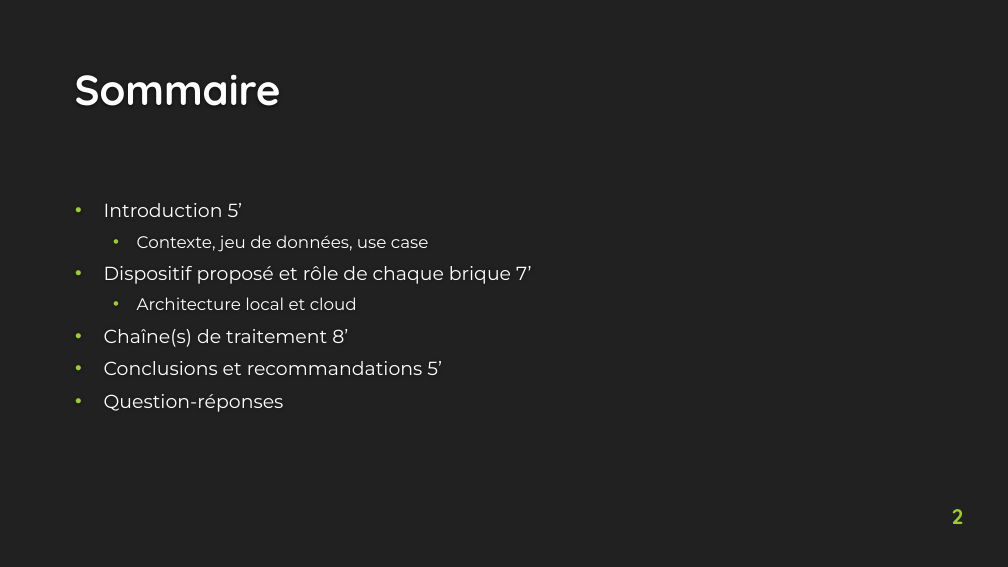
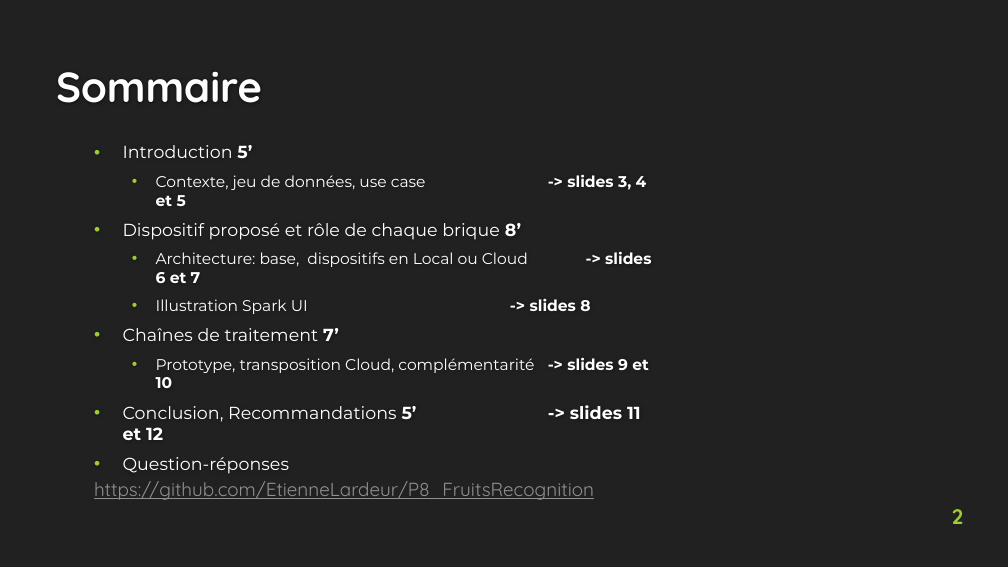
Before and after one commit to EtienneLardeur/P8_FruitsRecognition, a slide deck: slide 2 of P8_Big_Data.pptx. Drawn at 1008x567 pixels with LibreOffice and Linux fonts; fonts in the diff are those of the drawing; background and template pictures are left out. Boxes give left, top, right and bottom in pixels: in the first picture for what was removed or moved away, otherwise in the second. Text is boxed around its words. In the diff, an @@ line names an element or a change of style, - is before the commit and + after.

```diff
--- a/P8_Big_Data.pptx
+++ b/P8_Big_Data.pptx
@@ title "Sommaire" moved from (x1=75, y1=75, x2=281, y2=106) to (x1=56, y1=72, x2=262, y2=103) @@
@@ text "Introduction 5’" moved from (x1=104, y1=203, x2=531, y2=412) to (x1=123, y1=145, x2=649, y2=474) @@
@@ text at (x1=123, y1=145, x2=290, y2=474): size 18 to 16.6 pt in "Introduction 5’", "Question-réponses"; bold on in "5’" @@
@@ text at (x1=123, y1=174, x2=649, y2=440): text changed; size 18 to 14.8 pt @@
-  • Contexte, jeu de données, use case
-• Dispositif proposé et rôle de chaque brique 7’
-  • Architecture local et cloud
-• Chaîne(s) de traitement 8’
-• Conclusions et recommandations 5’
+  • Contexte, jeu de données, use case -> slides 3, 4 et 5
+• Dispositif proposé et rôle de chaque brique 8’
+  • Architecture: base, dispositifs en Local ou Cloud -> slides 6 et 7
+  • Illustration Spark UI -> slides 8
+• Chaînes de traitement 7’
+  • Prototype, transposition Cloud, complémentarité -> slides 9 et 10
+• Conclusion, Recommandations 5’ -> slides 11 et 12
@@ text added at (x1=94, y1=481, x2=594, y2=500), 18 pt, text #8F8F8F, underline @@
+https://github.com/EtienneLardeur/P8_FruitsRecognition
```
Also in this commit, not shown: 13 other slides changed, 2 slides added, 9 slides removed, 2 other files.
